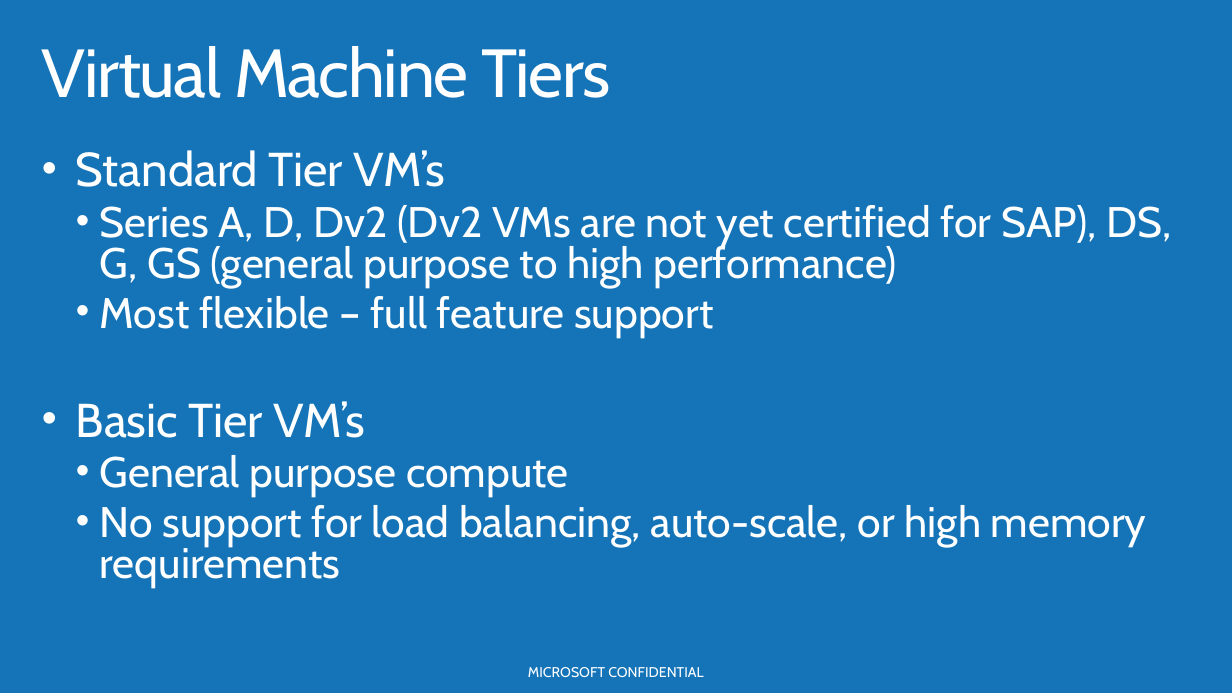
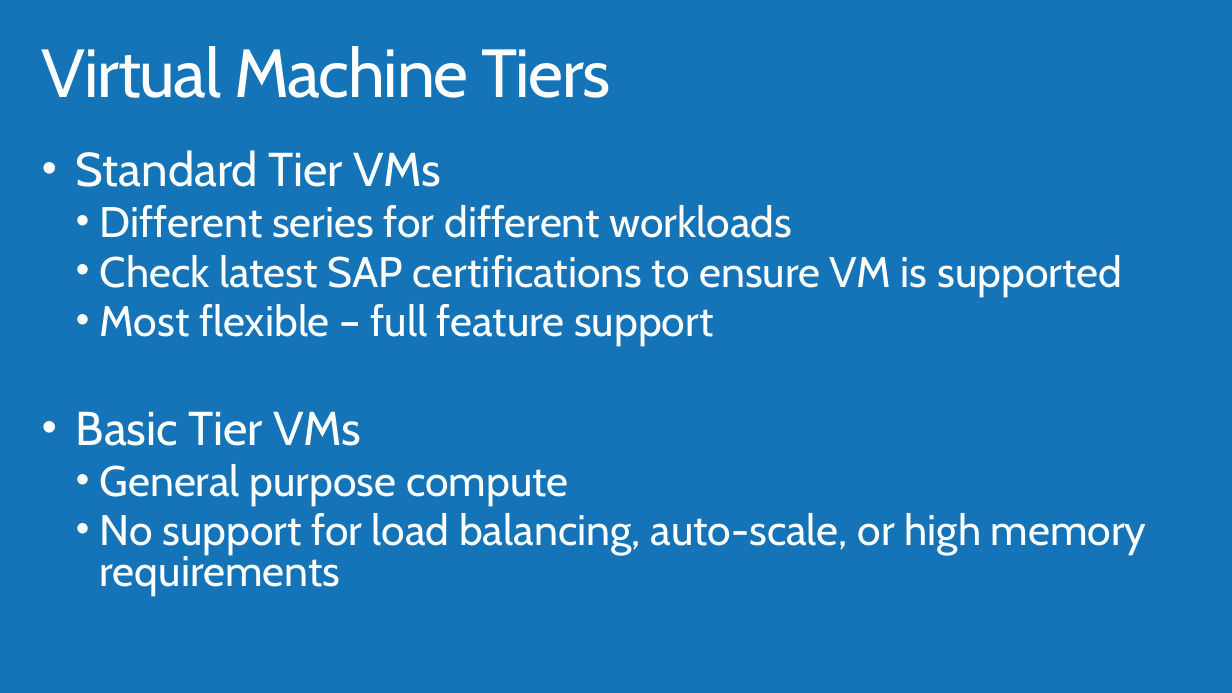
Before and after one commit to AzureCAT-GSI/SAP-on-Azure, a slide deck: slide 10 of Presentations/02_Azure_Compute_Storage_Network_for_SAP.pptx (slide 7 before the commit). Drawn at 1232x693 pixels with LibreOffice and Linux fonts; fonts in the diff are those of the drawing; background and template pictures are left out. Boxes give left, top, right and bottom in pixels: in the first picture for what was removed or moved away, otherwise in the second. Text is boxed around its words. In the diff, an @@ line names an element or a change of style, - is before the commit and + after.

```diff
--- a/Presentations/02_Azure_Compute_Storage_Network_for_SAP.pptx
+++ b/Presentations/02_Azure_Compute_Storage_Network_for_SAP.pptx
@@ text at (76,150,1122,297): text changed @@
-• Standard Tier VM’s
-  • Series A, D, Dv2 (Dv2 VMs are not yet certified for SAP), DS, G, GS (general purpose to high performance)
+• Standard Tier VMs
+  • Different series for different workloads
+  • Check latest SAP certifications to ensure VM is supported
@@ text at (76,411,361,446): text changed @@
-• Basic Tier VM’s
+• Basic Tier VMs
@@ text removed at (528,667,703,677) @@
-MICROSOFT CONFIDENTIAL
```
Also in this commit, not shown: 33 other slides changed, 12 slides added, 15 slides removed, 18 other files.
